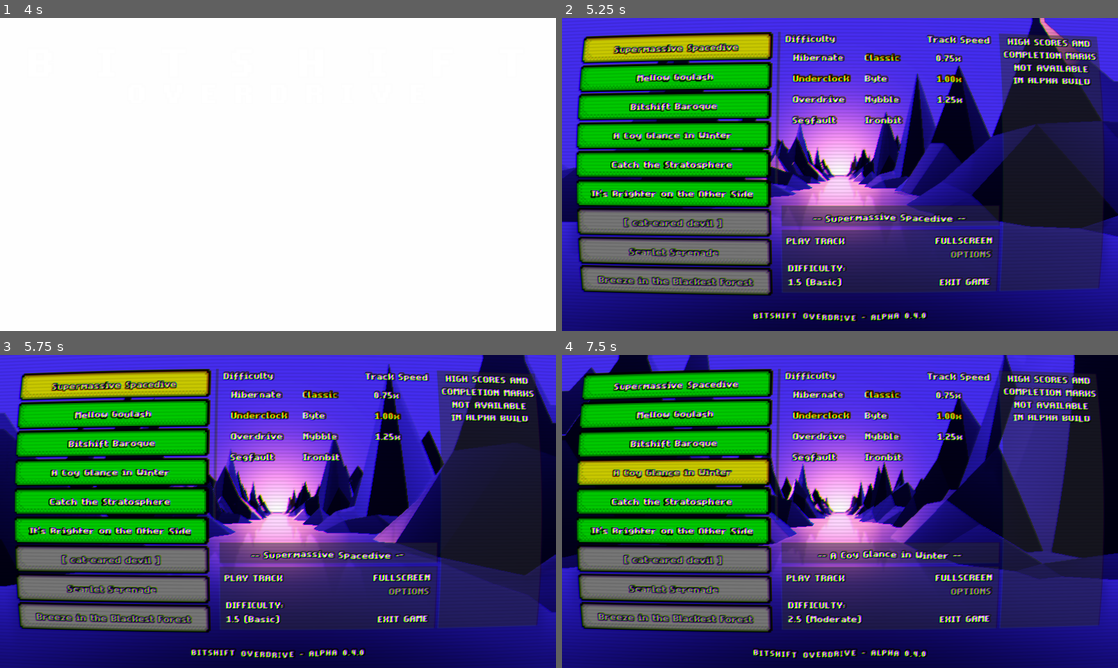
Above: before the commit, frames 1-4 (two rows, left to right).
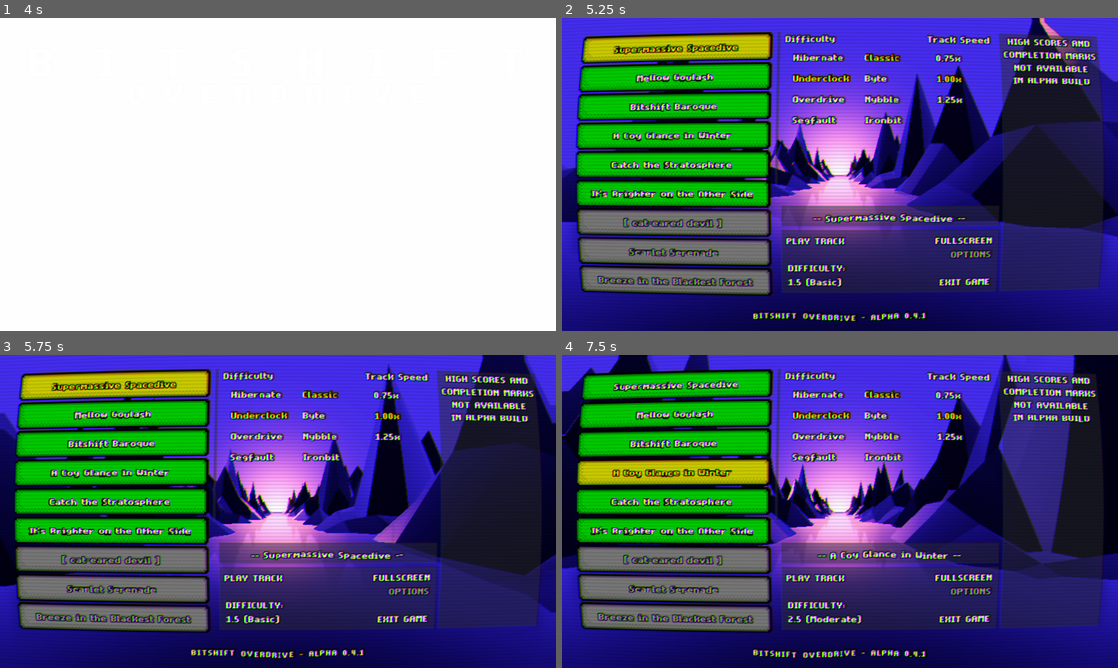
Above: after the commit, the same moments.

Repository: Coronyt/bitshift-overdrive
Game: Godot game, scene res://scenes/TitleScreen.tscn
The game is run twice, just before and just after one commit, with the same random seed, the same clock (stepped at 60 frames per second) and the same inputs. Sound files missing from this copy of the repository are replaced by a short silence.
Inputs (mouse positions are in pixels of both pictures, inside the frame that each line leads up to):
- Up to frame 1 (4 s): move the mouse to (400, 158) at 0.52 s; click (400, 158) at 0.67 s; tap Enter at 1.25 s; move the mouse to (166, 190) at 1.27 s; click (166, 190) at 1.42 s; move the mouse to (333, 105) at 2.02 s; click (333, 105) at 2.17 s; move the mouse to (250, 237) at 2.77 s; click (250, 237) at 2.92 s; move the mouse to (444, 221) at 3.52 s; click (444, 221) at 3.67 s
- Up to frame 2 (5.25 s): click "START" at 4.25 s; click "Supermassive Spacedive" at 5 s
- Up to frame 3 (5.75 s): no input
- Up to frame 4 (7.5 s): click "Mellow Goulash" at 5.75 s; click "Bitshift Baroque" at 6.5 s; click "A Coy Glance in Winter" at 7.25 s

Frame 1 is identical in both runs. In frame 2, 0.3% of the frame differs, in the area x 9-66%, y 8-96%; in frame 3, 0.3%; in frame 4, 0.2%.

Commit message:
Track buttons on track select now function like radio group

Diff:
--- a/scenes/LevelSelect.tscn
+++ b/scenes/LevelSelect.tscn
@@ -29,11 +29,11 @@
 [ext_resource path="res://assets/sprites/marker_5.png" type="Texture" id=27]
 
 [sub_resource type="StyleBoxTexture" id=1]
+texture = ExtResource( 7 )
+region_rect = Rect2( 0, 0, 448, 64 )
+
+[sub_resource type="StyleBoxTexture" id=2]
 texture = ExtResource( 5 )
-region_rect = Rect2( 0, 0, 448, 64 )
-
-[sub_resource type="StyleBoxTexture" id=2]
-texture = ExtResource( 7 )
 region_rect = Rect2( 0, 0, 448, 64 )
 
 [sub_resource type="StyleBoxEmpty" id=3]
@@ -897,6 +897,7 @@
 custom_styles/focus = SubResource( 3 )
 custom_styles/disabled = SubResource( 4 )
 custom_styles/normal = SubResource( 5 )
+toggle_mode = true
 text = "Supermassive Spacedive"
 script = ExtResource( 22 )
 __meta__ = {
@@ -920,6 +921,7 @@
 custom_styles/focus = SubResource( 3 )
 custom_styles/disabled = SubResource( 6 )
 custom_styles/normal = SubResource( 5 )
+toggle_mode = true
 text = "Mellow Goulash"
 script = ExtResource( 22 )
 __meta__ = {
@@ -943,6 +945,7 @@
 custom_styles/focus = SubResource( 3 )
 custom_styles/disabled = SubResource( 7 )
 custom_styles/normal = SubResource( 5 )
+toggle_mode = true
 text = "Bitshift Baroque"
 script = ExtResource( 22 )
 __meta__ = {
@@ -966,6 +969,7 @@
 custom_styles/focus = SubResource( 3 )
 custom_styles/disabled = SubResource( 8 )
 custom_styles/normal = SubResource( 5 )
+toggle_mode = true
 text = "A Coy Glance in Winter"
 script = ExtResource( 22 )
 __meta__ = {
@@ -989,6 +993,7 @@
 custom_styles/focus = SubResource( 3 )
 custom_styles/disabled = SubResource( 9 )
 custom_styles/normal = SubResource( 5 )
+toggle_mode = true
 text = "Catch the Stratosphere"
 script = ExtResource( 22 )
 __meta__ = {
@@ -1012,6 +1017,7 @@
 custom_styles/focus = SubResource( 3 )
 custom_styles/disabled = SubResource( 9 )
 custom_styles/normal = SubResource( 5 )
+toggle_mode = true
 text = "It's Brighter on the Other Side"
 script = ExtResource( 22 )
 __meta__ = {
--- a/scenes/ReleaseLabel.tscn
+++ b/scenes/ReleaseLabel.tscn
@@ -16,6 +16,6 @@
 margin_bottom = 720.0
 custom_fonts/normal_font = SubResource( 1 )
 bbcode_enabled = true
-bbcode_text = "[wave amp=25 freq=1][center]BITSHIFT OVERDRIVE - ALPHA 0.4.0"
-text = "BITSHIFT OVERDRIVE - ALPHA 0.4.0"
+bbcode_text = "[wave amp=25 freq=1][center]BITSHIFT OVERDRIVE - ALPHA 0.4.1"
+text = "BITSHIFT OVERDRIVE - ALPHA 0.4.1"
 script = ExtResource( 1 )
--- a/scripts/interface/buttons/ChartButton.gd
+++ b/scripts/interface/buttons/ChartButton.gd
@@ -28,6 +28,10 @@
 	Active.diff_desc = self.diff_desc
 	if SoundManager.preview_playing == false:
 		fade_in_track()
+	for button in self.get_parent().get_children():
+		if button.is_class("Button"):
+			button.pressed = false
+	self.pressed = true
 
 func _on_ChartButton_mouse_entered():
 	if self.disabled == false:
Binary file changed: assets/sprites/track_button_3.png
